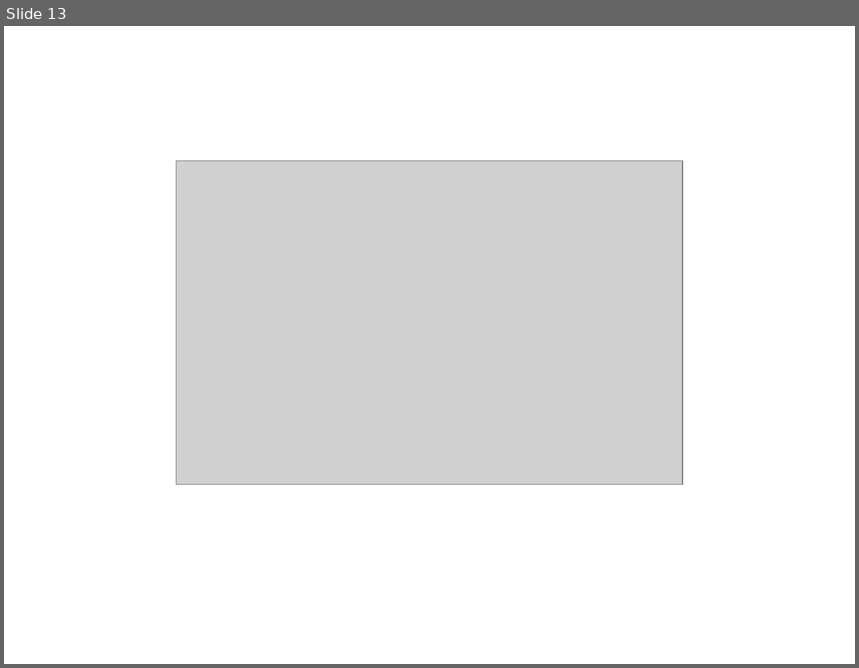
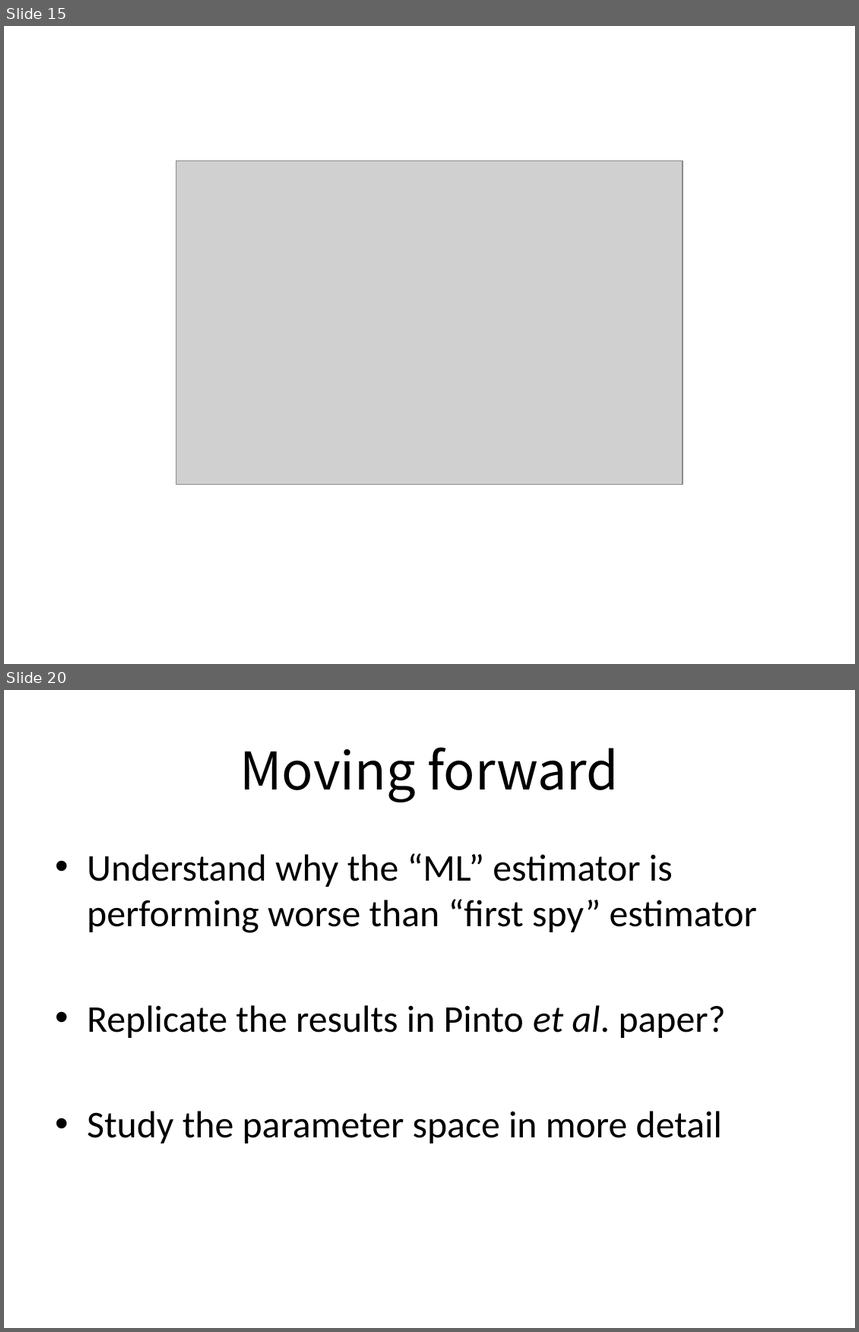
Before and after one commit to gfanti/anonymous-social-networks, a slide deck: presentation/presentation.pptx. Shown one above the other, each under a label of ours: slide 13 before the commit, slides 15 and 20 after it; the slides between them are not shown. The pictures are 859x668 and 859x1332 pixels, drawn with LibreOffice and Linux fonts; fonts in the diff are those of the drawing; grey boxes stand for pictures. Boxes give left, top, right and bottom in pixels: in the first picture for what was removed or moved away, otherwise in the second. Text is boxed around its words. In the diff, an @@ line names an element or a change of style, - is before the commit and + after.

Commit message:
presentation tweaks and added graph-drawing to the estimator class

```diff
--- a/presentation/presentation.pptx
+++ b/presentation/presentation.pptx
@@ slide 20 added at [4, 690, 855, 1328], background #FFFFFF @@
@@ title added at [240, 747, 619, 802], 44 pt, text #000000 @@
+Moving forward
@@ text added at [87, 853, 757, 1144], 32 pt, text #000000 @@
+• Understand why the “ML” estimator is performing worse than “first spy” estimator
+• Replicate the results in Pinto et al. paper?
+• Study the parameter space in more detail
@@ what was slide 13 is now slide 15 @@
```
Also in this commit, not shown: 4 slides changed, 5 other slides added, 1 slide removed, 1 other file.
